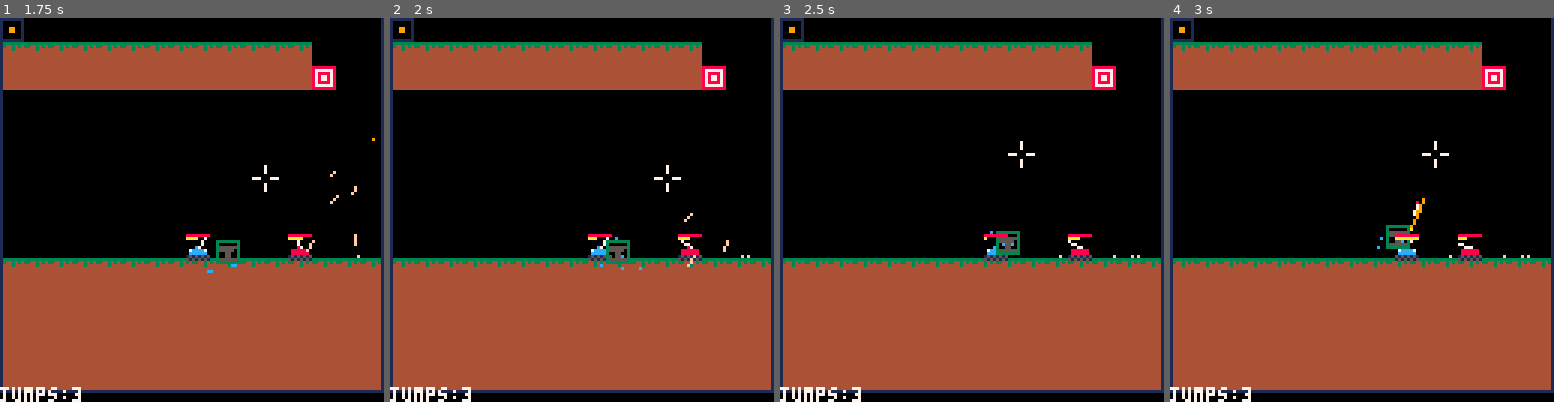
Above: before the commit, frames 1-4 (left to right).
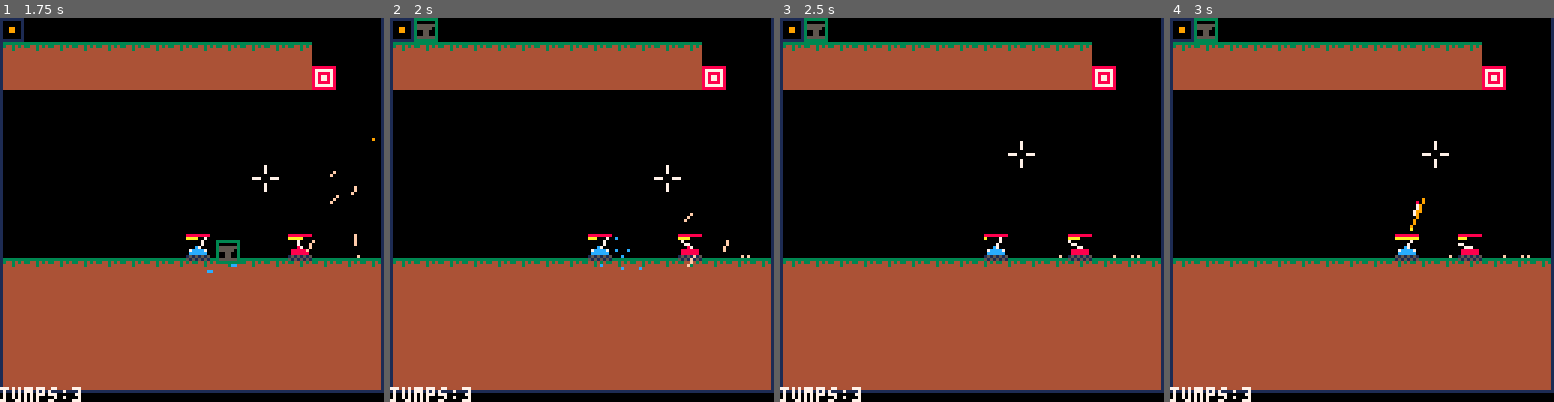
Above: after the commit, the same moments.

Repository: MarrMann/tanks.p8
Game: PICO-8 cartridge tanks.p8
The game is run twice, just before and just after one commit, with the same random seed, the same clock (stepped at 60 frames per second) and the same inputs.
Inputs:
- Up to frame 1 (1.75 s): tap X (X key) at 0.33, 1.07 s; tap O (Z key) at 0.7, 1.7 s; hold Right from 1.6 s (still down)
- Up to frame 2 (2 s): keep holding Right; tap X (X key) at 1.85 s
- Up to frame 3 (2.5 s): release Right at 2.1 s; tap O (Z key) at 2.1 s; hold Up 2.15-2.42 s; hold Right from 2.47 s (still down)
- Up to frame 4 (3 s): keep holding Right; tap O (Z key) at 2.5, 2.9 s; tap X (X key) at 2.97 s

Frame 1 is identical in both runs. In frame 2, 0.6% of the frame differs, in the area x 6-63%, y 0-65%; in frame 3, 0.6%, in the area x 6-63%, y 0-62%; in frame 4, 0.6%.

Commit message:
Feat: Picking up pickups

Diff:
--- a/tanks.p8
+++ b/tanks.p8
@@ -180,6 +180,14 @@
 			p.y = 0
 			room.y += 1
 			load_room(room.x, room.y)
+		end
+	end
+
+	-- check collision with pickups
+	for pick in all(pickups) do
+		if tile_aabb(p.x-4, p.y-6, pick.x, pick.y) then
+			apply_pickup(pick)
+			remove_pickup(pick)
 		end
 	end
 end
@@ -1527,6 +1535,13 @@
 	end
 
 	return {didhit=false}
+end
+
+function tile_aabb(x1, y1, x2, y2)
+	return x1 < x2 + 8 and
+		x2 < x1 + 8 and
+		y1 < y2 + 8 and
+		y2 < y1 + 8
 end
 
 -- get the terrain normal at (x, y)
@@ -1687,6 +1702,36 @@
 	})
 end
 
+function apply_pickup(pickup)
+	-- find leaf of shot tree
+	local shot = p.shot
+	while	not (shot.child == nil) do
+		shot = shot.child
+	end
+
+	-- pick up the pickup
+	if pickup.type	== "modifier" then
+		local mod = modifiers[pickup.name]
+		local smod = shot.modifiers[pickup.name]
+		if smod	then
+			smod.stacks += 1
+		else
+			shot.modifiers[pickup.name] = { stacks = 1 }
+		end
+	else
+		local new_shot = {
+			name = pickup.name,
+			spr = pickup.spr,
+			modifiers = {}
+		}
+		shot.child = new_shot
+	end
+end
+
+function remove_pickup(pickup)
+	del(pickups, pickup)
+end
+
 function add_modifier(mods, id, stacks)
 	local m = mods[id]
 	if m then
@@ -1856,11 +1901,10 @@
 end
 -->8
 -- todo
--- currently working on: aabb collision
----
----need aabb collision check
----
----for now, pick them up directly
+-- currently working on: pick up shots with keys
+-- s: pickups
+-- f: swap,
+-- e: drop
 
 -- shots:
 -- heavy shot
